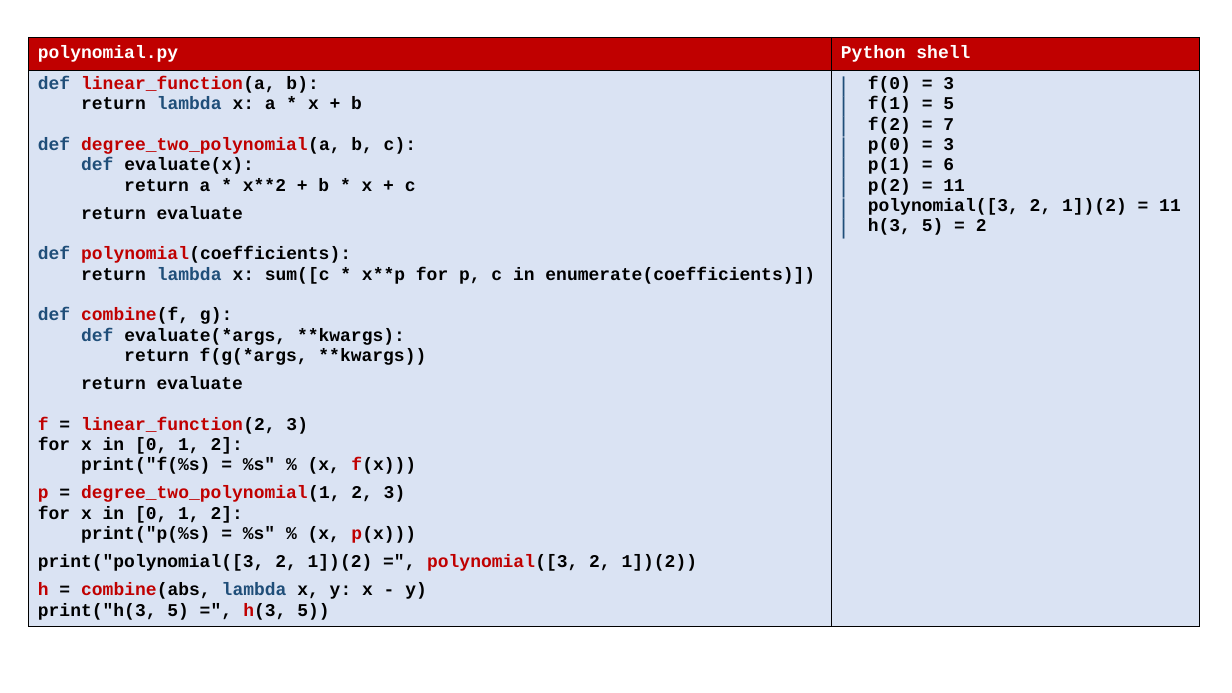
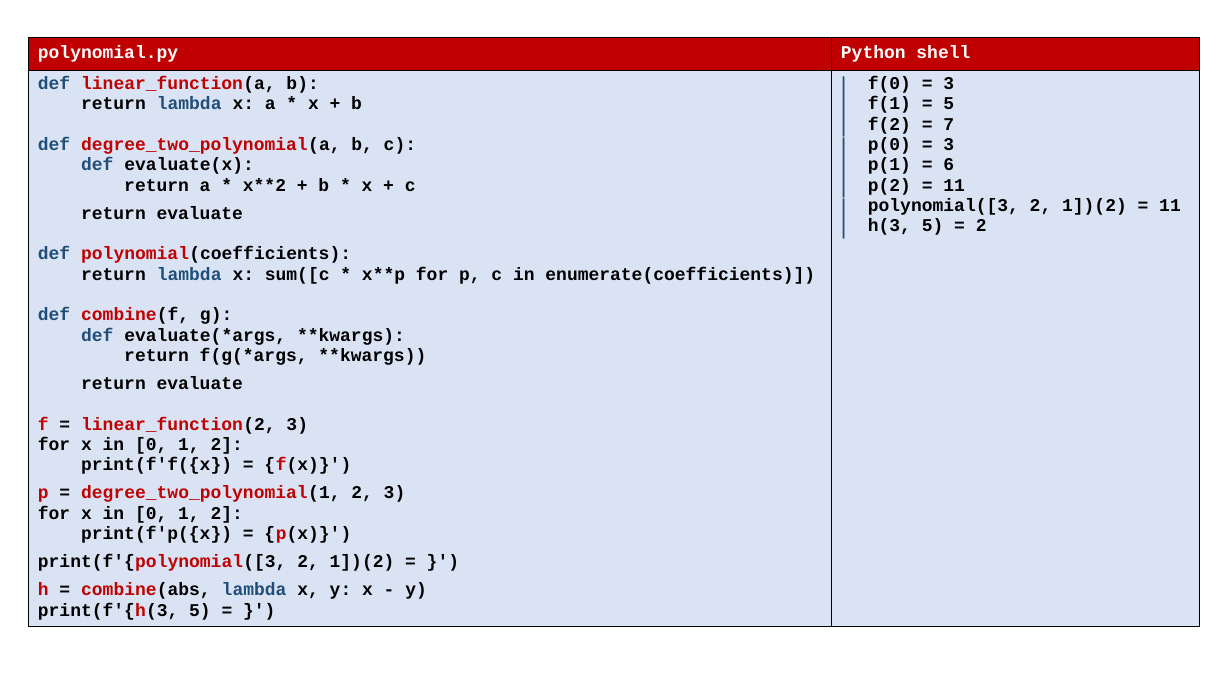
Before and after one commit to gsbrodal/gsbrodal.github.io, a slide deck: slide 18 of ipsa/slides/lambda.pptx. Drawn at 1232x693 pixels with LibreOffice and Linux fonts; fonts in the diff are those of the drawing. Boxes give left, top, right and bottom in pixels: in the first picture for what was removed or moved away, otherwise in the second. Text is boxed around its words. In the diff, an @@ line names an element or a change of style, - is before the commit and + after.

Commit message:
lambda slides

```diff
--- a/ipsa/slides/lambda.pptx
+++ b/ipsa/slides/lambda.pptx
@@ table at box(29, 37, 1200, 656) @@
@@ row 2, column 1: "def linear_function(a, b): / return lambda x: a * x + b / def degree_two_polynomial(a, b, c): / def evaluate(x): / return a * x**2 + b * x + c / return evaluate / def polynomial(coefficients): / return lambda x: sum([c * x**p for p, c in enumerate(coefficients)]) / def combine(f, g): / def evaluate(*args, **kwargs): / return f(g(*args, **kwargs)) / return evaluate / f = linear_function(2, 3) / for x in [0, 1, 2]: / print("f(%s) = %s" % (x, f(x))) / p = degree_two_polynomial(1, 2, 3) / for x in [0, 1, 2]: / print("p(%s) = %s" % (x, p(x))) / print("polynomial([3, 2, 1])(2) =", polynomial([3, 2, 1])(2)) / h = combine(abs, lambda x, y: x - y) / print("h(3, 5) =", h(3, 5))" to "def linear_function(a, b): / return lambda x: a * x + b / def degree_two_polynomial(a, b, c): / def evaluate(x): / return a * x**2 + b * x + c / return evaluate / def polynomial(coefficients): / return lambda x: sum([c * x**p for p, c in enumerate(coefficients)]) / def combine(f, g): / def evaluate(*args, **kwargs): / return f(g(*args, **kwargs)) / return evaluate / f = linear_function(2, 3) / for x in [0, 1, 2]: / print(f'f({x}) = {f(x)}') / p = degree_two_polynomial(1, 2, 3) / for x in [0, 1, 2]: / print(f'p({x}) = {p(x)}') / print(f'{polynomial([3, 2, 1])(2) = }') / h = combine(abs, lambda x, y: x - y) / print(f'{h(3, 5) = }')" @@
```
Also in this commit, not shown: 6 other slides changed, 7 other files.
